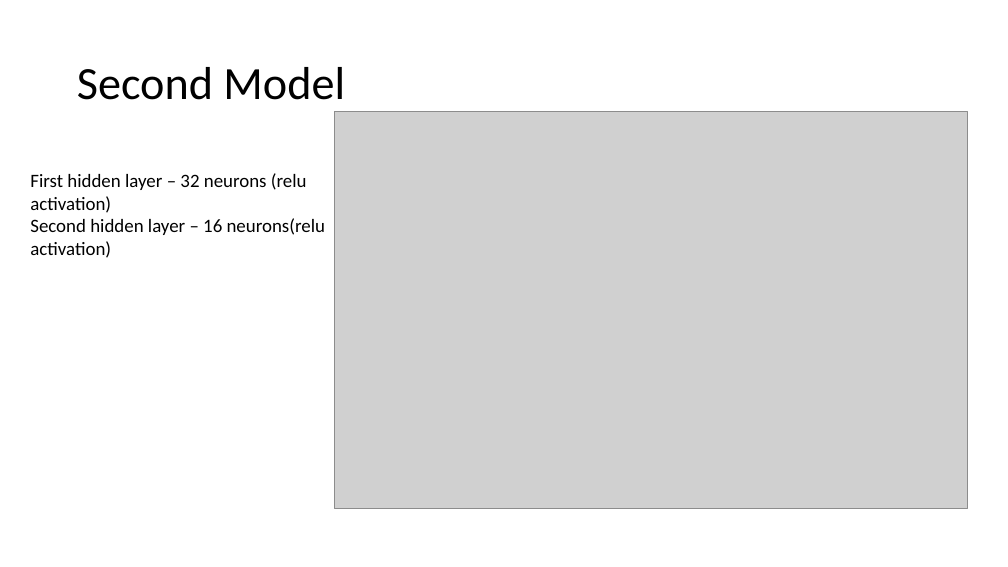
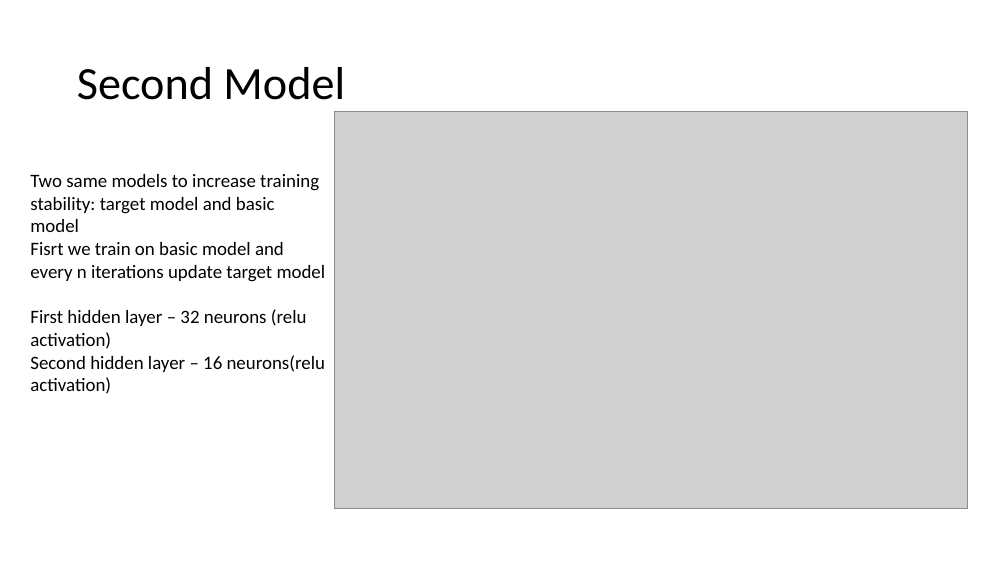
Before and after one commit to SeminAlex/hse-reinforcement_learning, a slide deck: slide 7 of Presentation/Presentation.pptx. Drawn at 1008x567 pixels with LibreOffice and Linux fonts; fonts in the diff are those of the drawing; grey boxes stand for pictures. Boxes give left, top, right and bottom in pixels: in the first picture for what was removed or moved away, otherwise in the second. Text is boxed around its words. In the diff, an @@ line names an element or a change of style, - is before the commit and + after.

```diff
--- a/Presentation/Presentation.pptx
+++ b/Presentation/Presentation.pptx
@@ text at (30,174,326,282): paragraphs added @@
+Two same models to increase training stability: target model and basic model
+Fisrt we train on basic model and every n iterations update target model
```
Also in this commit, not shown: 2 other slides changed, 3 other files.
